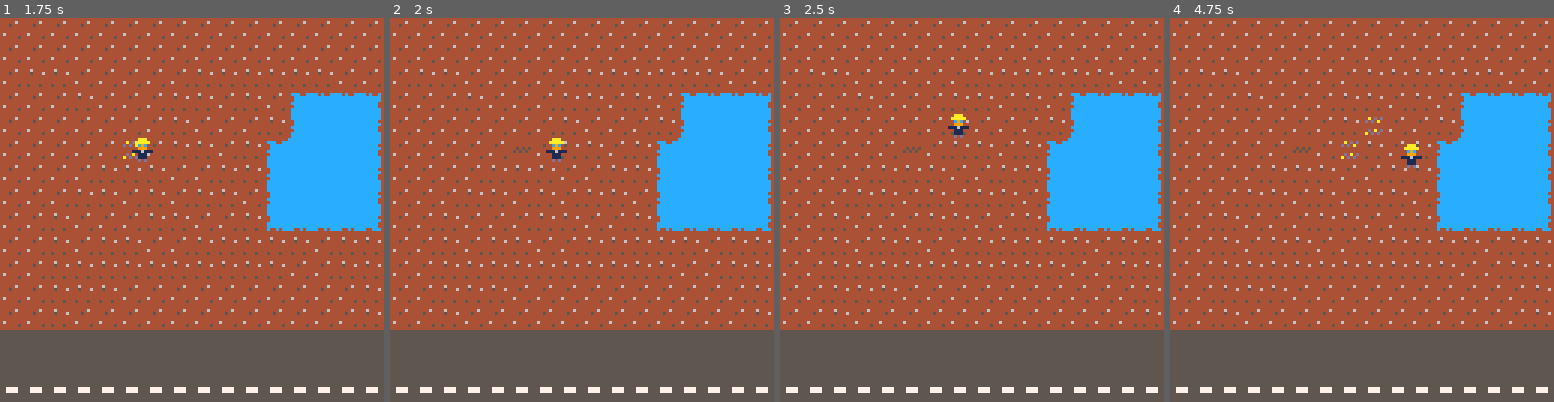
Above: before the commit, frames 1-4 (left to right).
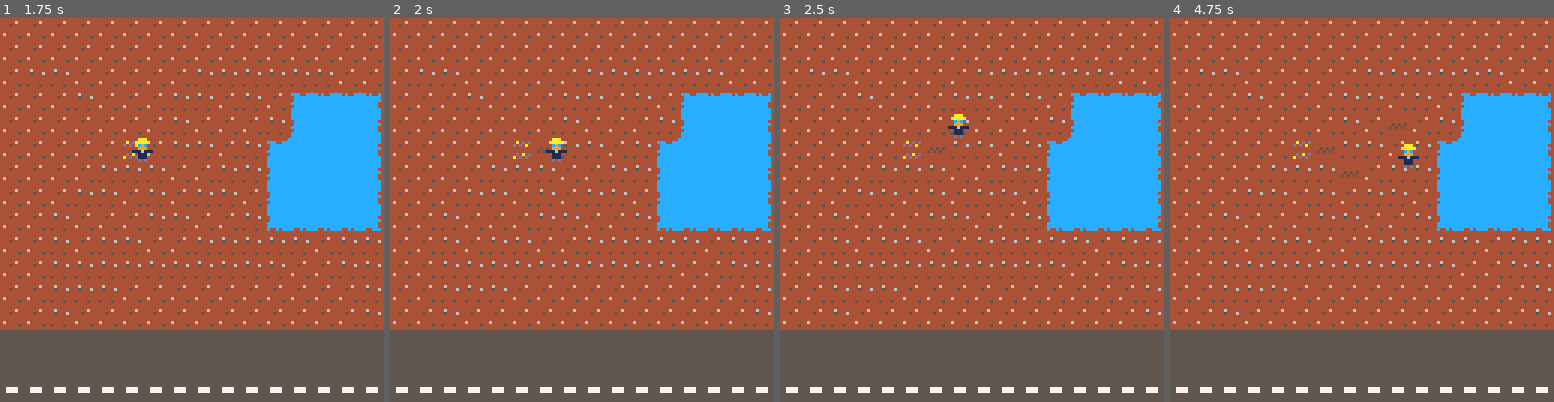
Above: after the commit, the same moments.

Repository: doriath69/pico8
Game: PICO-8 cartridge farming_tile.p8
The game is run twice, just before and just after one commit, with the same random seed, the same clock (stepped at 60 frames per second) and the same inputs.
Inputs:
- Up to frame 1 (1.75 s): tap X (X key) at 0.33, 1.07 s; tap O (Z key) at 0.7, 1.7 s; hold Right from 1.6 s (still down)
- Up to frame 2 (2 s): keep holding Right; tap X (X key) at 1.85 s
- Up to frame 3 (2.5 s): release Right at 2.1 s; tap O (Z key) at 2.1 s; hold Up 2.15-2.42 s; hold Right from 2.47 s (still down)
- Up to frame 4 (4.75 s): tap O (Z key) every 0.4 s from 2.5 to 4.5 s; tap X (X key) at 2.97, 4.08 s; release Right at 3.03 s; hold Left 3.08-3.58 s; hold Down 3.63-3.97 s; hold Right 4.02-4.68 s; hold Up from 4.73 s (still down)

Frame 1 is identical in both runs. In frame 2, 0.1% of the frame differs, in the area x 32-42%, y 32-37%; in frame 3, 0.2%; in frame 4, 0.6%, in the area x 32-66%, y 25-43%.

Commit message:
player tilling offset fix

Diff:
--- a/farming_tile.p8
+++ b/farming_tile.p8
@@ -157,8 +157,8 @@
 		end
 
 		--get player tile location
-		ptx=x/8
-		pty=y/8
+		ptx=(x+4)/8
+		pty=(y+6)/8
 
 
 
